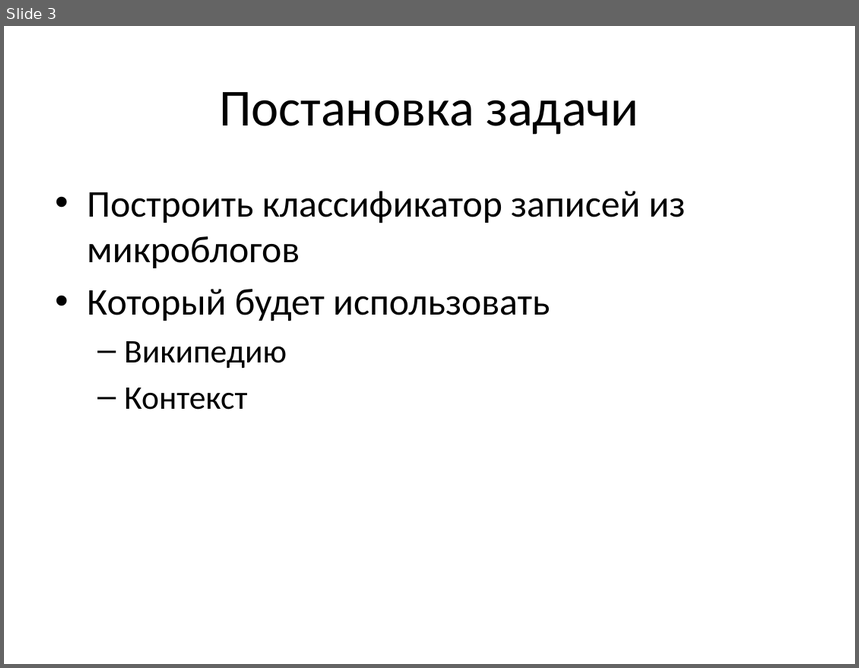
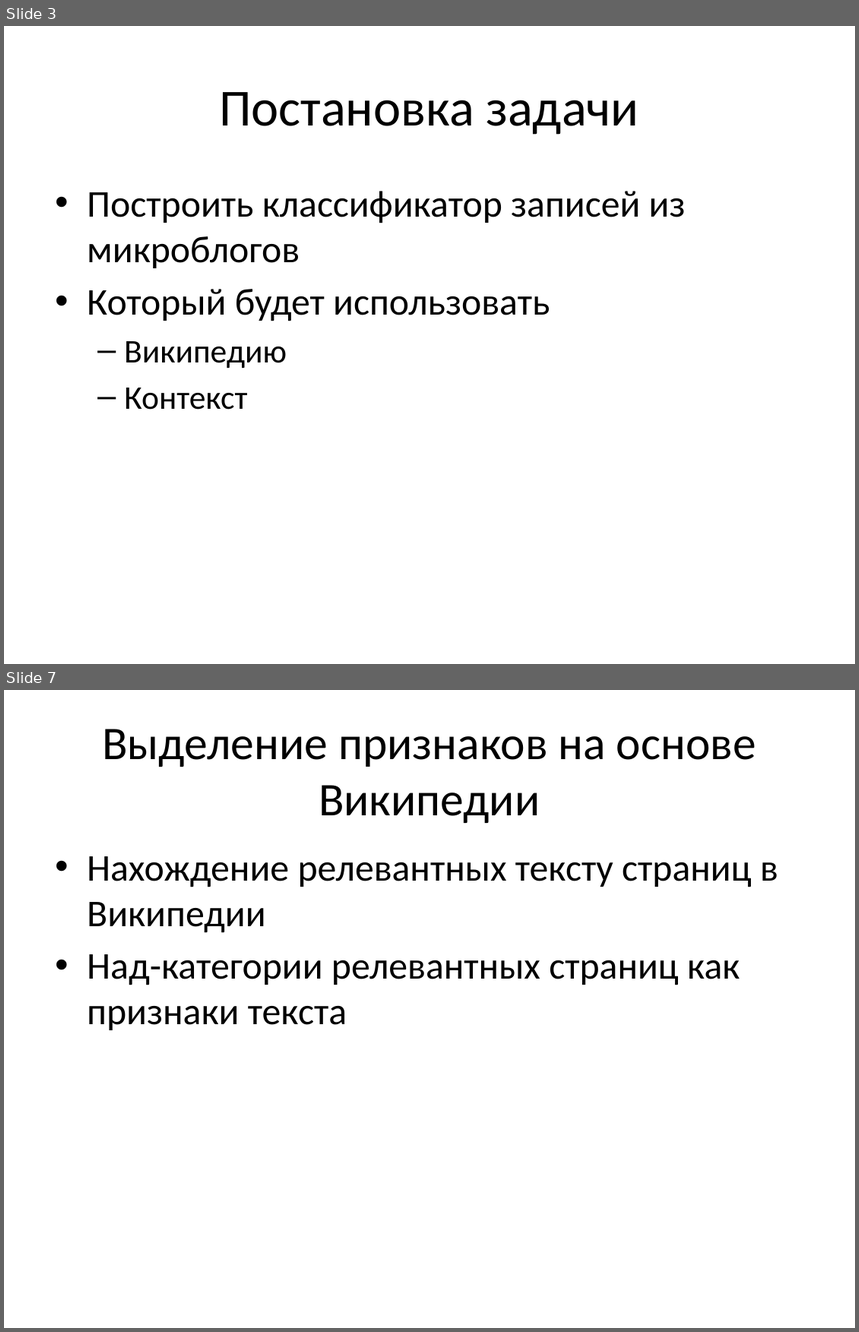
Before and after one commit to ttim/Diploma, a slide deck: docs/diploma.pptx. Shown one above the other, each under a label of ours: slide 3 before the commit, slides 3 and 7 after it; the slides between them are not shown. The pictures are 859x668 and 859x1332 pixels, drawn with LibreOffice and Linux fonts; fonts in the diff are those of the drawing. Boxes give left, top, right and bottom in pixels: in the first picture for what was removed or moved away, otherwise in the second. Text is boxed around its words. In the diff, an @@ line names an element or a change of style, - is before the commit and + after.

```diff
--- a/docs/diploma.pptx
+++ b/docs/diploma.pptx
@@ slide 7 added at (4,690,855,1328), background #FFFFFF @@
@@ title added at (102,729,756,823), 39.6 pt, text #000000 @@
+Выделение признаков на основе Википедии
@@ text added at (87,856,778,1030), 32 pt, text #000000 @@
+• Нахождение релевантных тексту страниц в Википедии
+• Над-категории релевантных страниц как признаки текста
```
Also in this commit, not shown: 6 slides changed, 2 other slides added, 1 other file.
